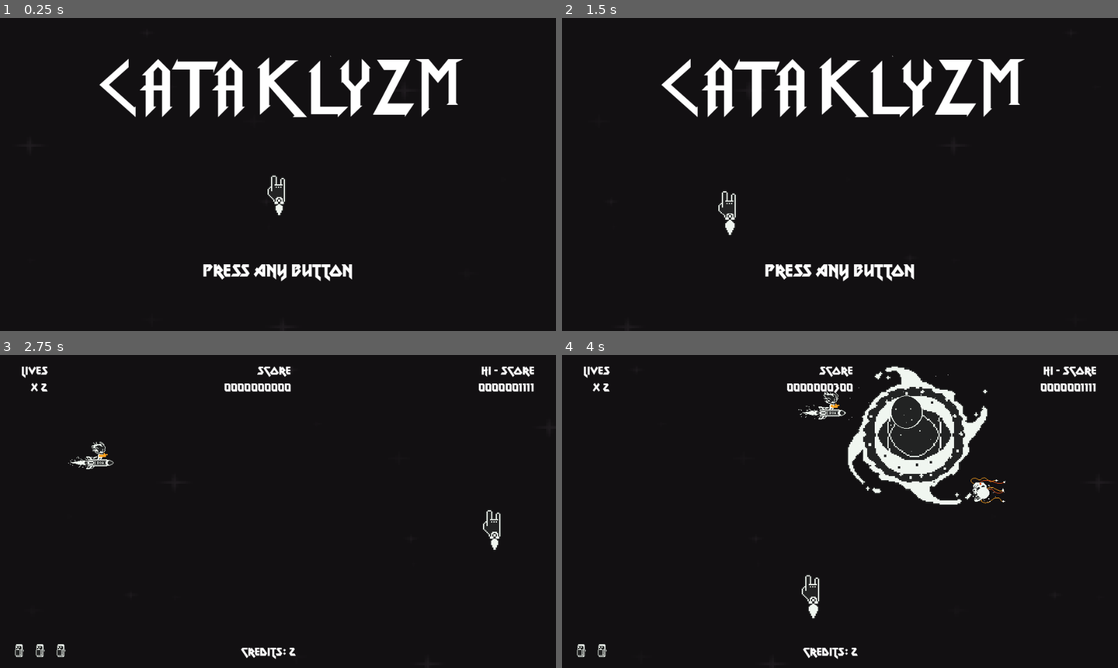
Above: before the commit, frames 1-4 (two rows, left to right).
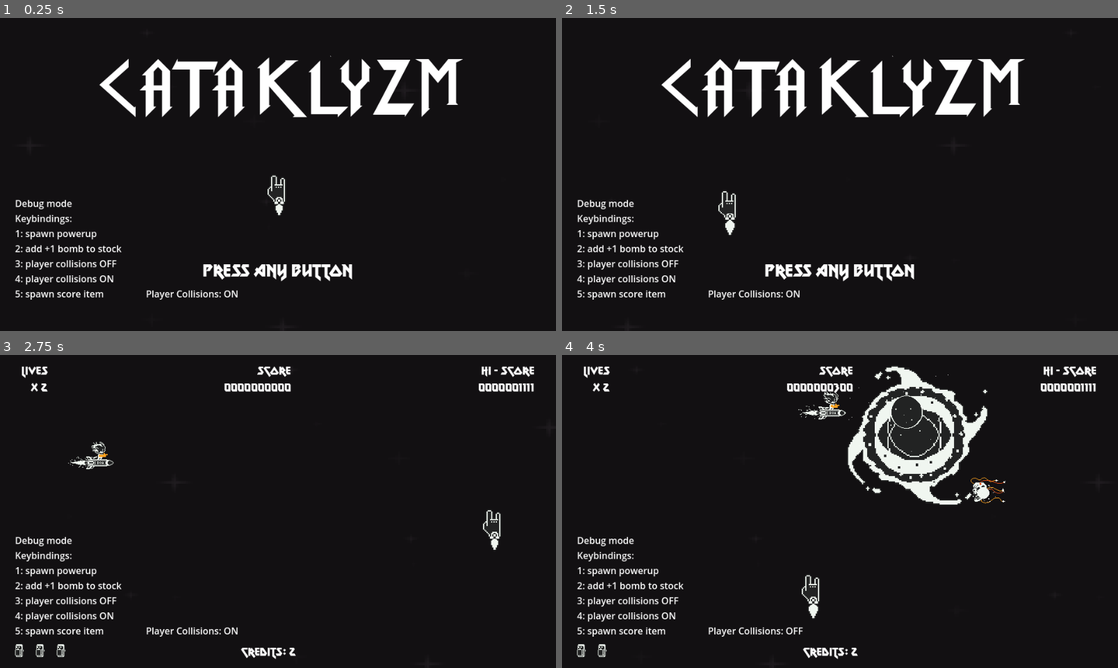
Above: after the commit, the same moments.

Repository: rnakkas/GodotSandbox
Game: Godot game, scene res://ShmupSandbox/Main/Scenes/main.tscn
The game is run twice, just before and just after one commit, with the same random seed, the same clock (stepped at 60 frames per second) and the same inputs. The engine's default icon, where the game draws it, is replaced by a stand-in: a white triangle on a blue panel in a dark square.
Inputs (mouse positions are in pixels of both pictures, inside the frame that each line leads up to):
- Up to frame 1 (0.25 s): no input
- Up to frame 2 (1.5 s): tap Enter (ui_accept) at 0.5, 0.77, 1.25 s; move the mouse to (962, 158) at 0.52 s; hold D (move_right) 0.53-1.28 s; hold Shift (bomb) 0.53-1.28 s; tap 3 at 0.8, 1.35 s; move the mouse to (728, 190) at 1.27 s; hold S (move_down) from 1.28 s (still down)
- Up to frame 3 (2.75 s): tap Enter (ui_accept) at 1.52 s; tap 4 at 1.55 s; release S (move_down) at 2 s; click "Play" at 2 s
- Up to frame 4 (4 s): move the mouse to (895, 442) at 2.77 s; hold D (move_right) 2.78-3.53 s; hold Shift (bomb) 2.78-3.53 s; tap 4 at 2.85 s; move the mouse to (812, 574) at 3.52 s; hold W (move_up) from 3.53 s (still down); tap Shift (bomb) at 3.6 s; tap Enter (ui_accept) at 3.77 s; tap 3 at 3.8 s

The runs differ from the first frame. In frame 1, 1.5% of the frame differs, in the area x 2-43%, y 58-90%; in frame 2, 1.5%; in frame 3, 1.5%; in frame 4, 1.5%, in the area x 2-44%, y 58-90%.

Commit message:
improved debug layer functionality for easier testing

Diff:
--- a/ShmupSandbox/Debug/Scenes/debug_layer.tscn
+++ b/ShmupSandbox/Debug/Scenes/debug_layer.tscn
@@ -4,3 +4,23 @@
 
 [node name="DebugLayer" type="Node2D"]
 script = ExtResource("1_0saqs")
+
+[node name="info_label" type="Label" parent="."]
+offset_left = 26.0
+offset_top = 308.0
+offset_right = 210.0
+offset_bottom = 487.0
+text = "Debug mode
+Keybindings:
+1: spawn powerup
+2: add +1 bomb to stock
+3: player collisions OFF
+4: player collisions ON
+5: spawn score item"
+
+[node name="player_collisions_label" type="Label" parent="."]
+offset_left = 252.0
+offset_top = 464.0
+offset_right = 448.0
+offset_bottom = 487.0
+text = "Player Collisions: ON"
--- a/ShmupSandbox/Debug/Scripts/debug_layer.gd
+++ b/ShmupSandbox/Debug/Scripts/debug_layer.gd
@@ -6,8 +6,18 @@
 	# For testing features quickly #
 ################################################
 
+@onready var info_label: Label = $info_label
+@onready var player_collisions_label : Label = $player_collisions_label
+
 func _ready() -> void:
-	pass
+	_show_debug()
+
+func _show_debug() -> void:
+	if !OS.is_debug_build():
+		info_label.visible = false
+		player_collisions_label.visible = false
+
+
 
 func _input(_event: InputEvent) -> void:
 	# Only allow debug commands if using debug build
@@ -40,6 +50,7 @@
 			var player_hurtbox : Area2D =  player.get_node("hurtbox")
 			player_hurtbox.set_deferred("monitorable", false)
 			player_hurtbox.set_deferred("monitoring", false)
+			player_collisions_label.text = "Player Collisions: OFF"
 
 	if Input.is_key_label_pressed(KEY_4): # Turn on player collisions
 		print_debug("player hurtbox: ON")
@@ -50,6 +61,7 @@
 			var player_hurtbox : Area2D =  player.get_node("hurtbox")
 			player_hurtbox.set_deferred("monitorable", true)
 			player_hurtbox.set_deferred("monitoring", true)
+			player_collisions_label.text = "Player Collisions: ON"
 
 	if Input.is_key_label_pressed(KEY_5):
 		var mouse_pos : Vector2 = get_viewport().get_mouse_position()
